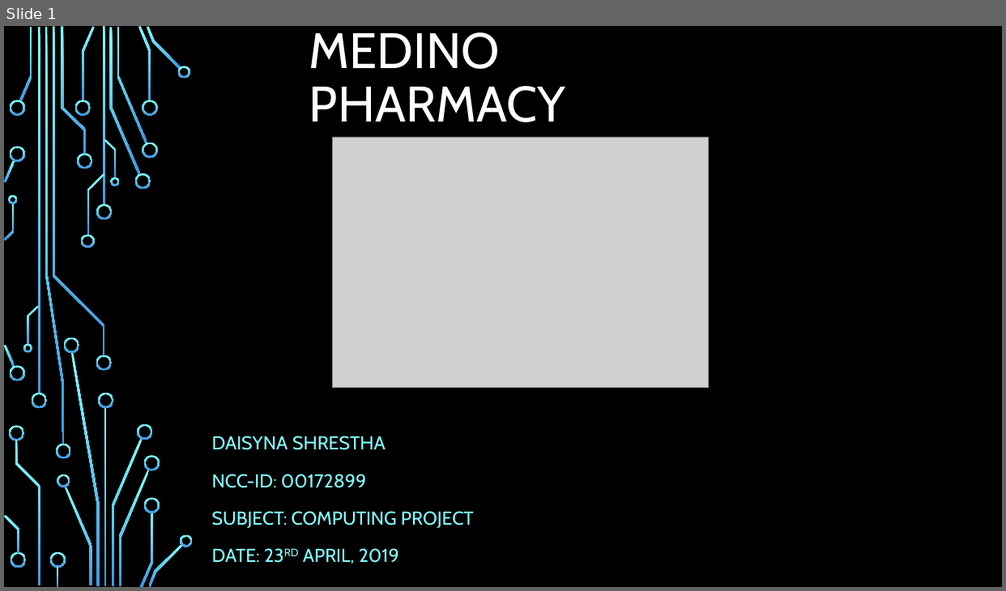
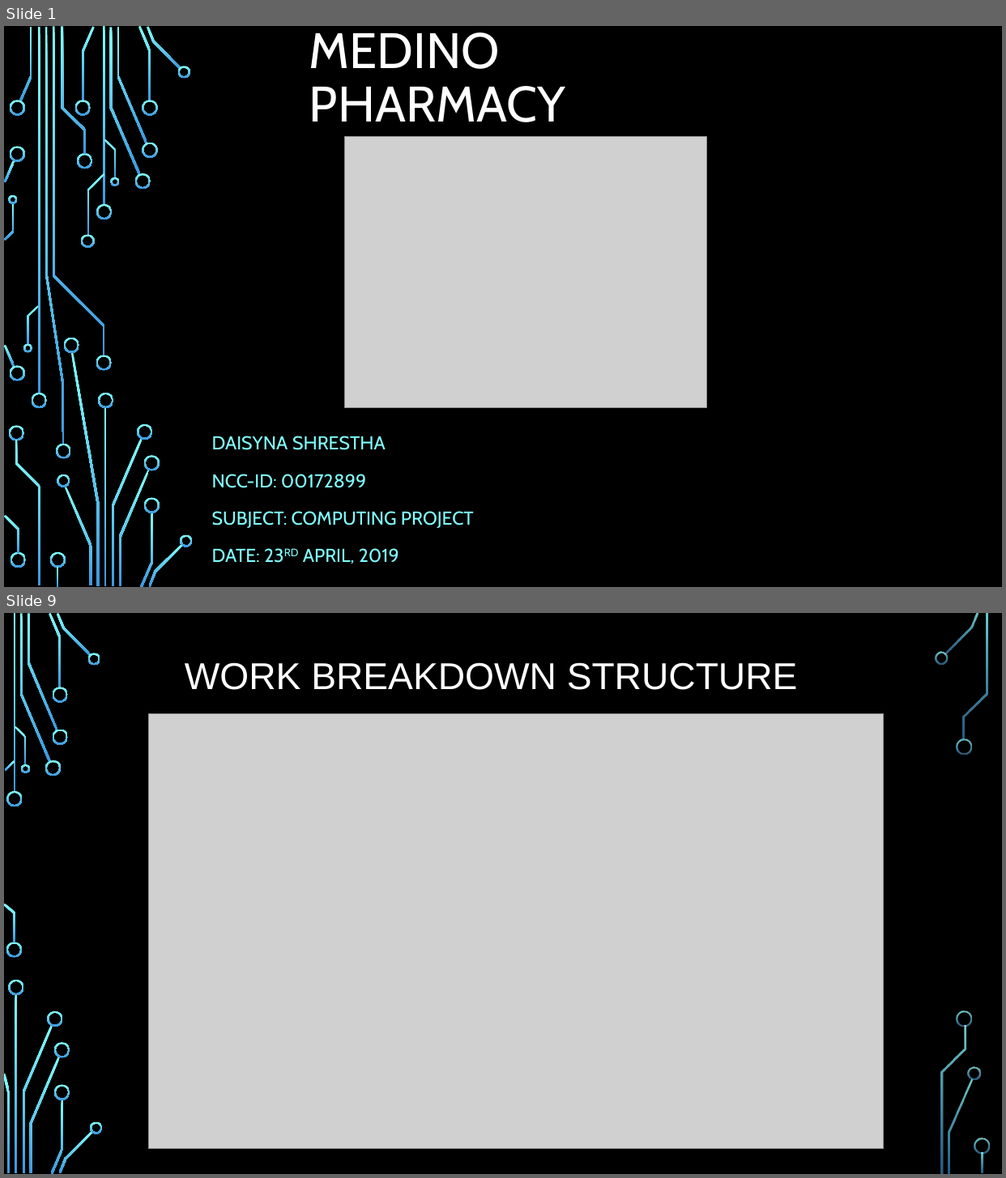
Before and after one commit to sdaisyna/PharmacyMS, a slide deck: Design/Medino Pharmacy.pptx. Shown one above the other, each under a label of ours: slide 1 before the commit, slides 1 and 9 after it; the slides between them are not shown. The pictures are 1006x591 and 1006x1178 pixels, drawn with LibreOffice and Linux fonts; fonts in the diff are those of the drawing; grey boxes stand for pictures; background and template pictures are left out. Boxes give left, top, right and bottom in pixels: in the first picture for what was removed or moved away, otherwise in the second. Text is boxed around its words. In the diff, an @@ line names an element or a change of style, - is before the commit and + after.

```diff
--- a/Design/Medino Pharmacy.pptx
+++ b/Design/Medino Pharmacy.pptx
@@ slide 9 added at [4, 613, 1002, 1174], background picture (left out) @@
@@ title added at [185, 662, 798, 690], 36 pt, text #FFFFFF @@
+WORK BREAKDOWN STRUCTURE
@@ picture added at [148, 713, 884, 1149] @@
@@ group added at [4, 613, 990, 1174]: 33 freeform shapes, 3 rectangles @@
@@ slide 1 changed as well @@
@@ picture: place and size @@
-picture at [333, 137, 709, 387]
+picture at [345, 137, 707, 408]
```
Also in this commit, not shown: 1 other slide changed, 41 other slides added, 1 slide removed, 6 other files.
